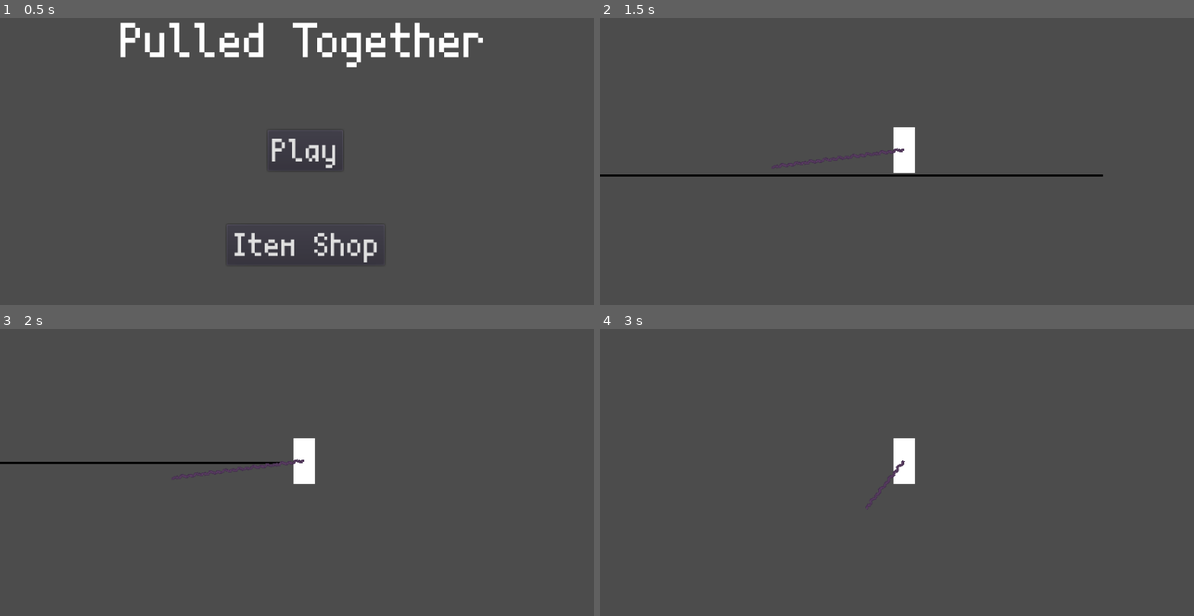
Above: before the commit, frames 1-4 (two rows, left to right).
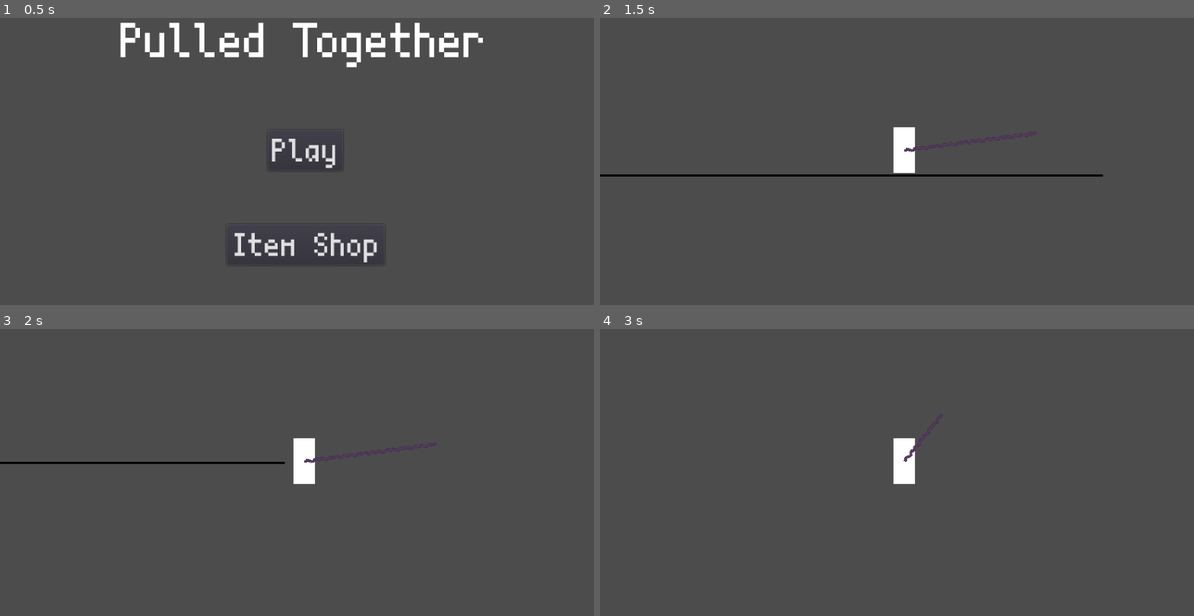
Above: after the commit, the same moments.

Repository: ShadowFungi/Pulled-Together
Game: Godot game, scene res://Scenes/Menus/MainMenu.tscn
The game is run twice, just before and just after one commit, with the same random seed, the same clock (stepped at 60 frames per second) and the same inputs.
Inputs (mouse positions are in pixels of both pictures, inside the frame that each line leads up to):
- Up to frame 1 (0.5 s): no input
- Up to frame 2 (1.5 s): click "Play" at 0.5 s; tap Enter at 1.25 s; move the mouse to (1039, 132) at 1.27 s; hold D (move_right) from 1.28 s (still down); click (1039, 132) at 1.35 s
- Up to frame 3 (2 s): keep holding D (move_right); tap W (jump) at 1.52 s
- Up to frame 4 (3 s): tap Space at 2 s; move the mouse to (784, 478) at 2.02 s; click (784, 478) at 2.1 s; tap W (jump) at 2.27 s; tap Enter at 2.75 s; move the mouse to (962, 386) at 2.77 s; release D (move_right) at 2.78 s; hold A (move_left) from 2.78 s (still down); click (962, 386) at 2.85 s

Frame 1 is identical in both runs. In frame 2, 0.2% of the frame differs, in the area x 29-74%, y 39-53%; in frame 3, 0.2%; in frame 4, 0.1%.

Commit message:
ay look grapple works
but not upwards

Diff:
--- a/Scripts/Player/Grapple/Arrow.gd
+++ b/Scripts/Player/Grapple/Arrow.gd
@@ -12,10 +12,21 @@
 	mouse.set_global_position(get_global_mouse_position())
 	ray.look_at(get_global_mouse_position())
 	posit = [position, ray.get_cast_to()]
-	if mouse.position.x > self.position.x:
-		ray.cast_to.x = -mouse.position.x
-	if mouse.position.x >= -250:
-		ray.cast_to.x = -mouse.position.x
+	if mouse.position.y != self.position.y:
+		if mouse.position.x < 250:
+			if mouse.position.x > self.position.x:
+				ray.cast_to.x = mouse.position.x
+			elif mouse.position.x < self.position.x:
+				ray.cast_to.x = -mouse.position.x
+
+	elif mouse.position.x != self.position.x:
+		if mouse.position.y < 250:
+			if mouse.position.y > self.position.y:
+				ray.cast_to.x = mouse.position.y
+			elif mouse.position.y < self.position.y:
+				ray.cast_to.x = -mouse.position.y
+
 	else:
 		ray.cast_to.x = 250
+
 	tail.set_points(PoolVector2Array(posit))
